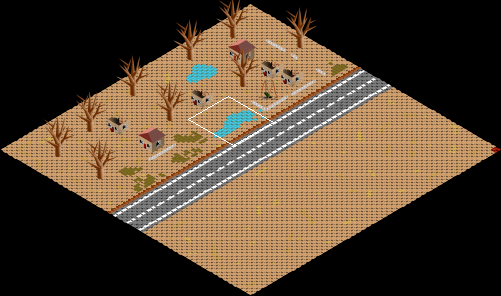
An edit to a level. Tiled map, hcg/resources/maps/maps/tutorial_map.tmx. Above: a wide view before the commit, with the close-up outlined.
Close-up. As it was:
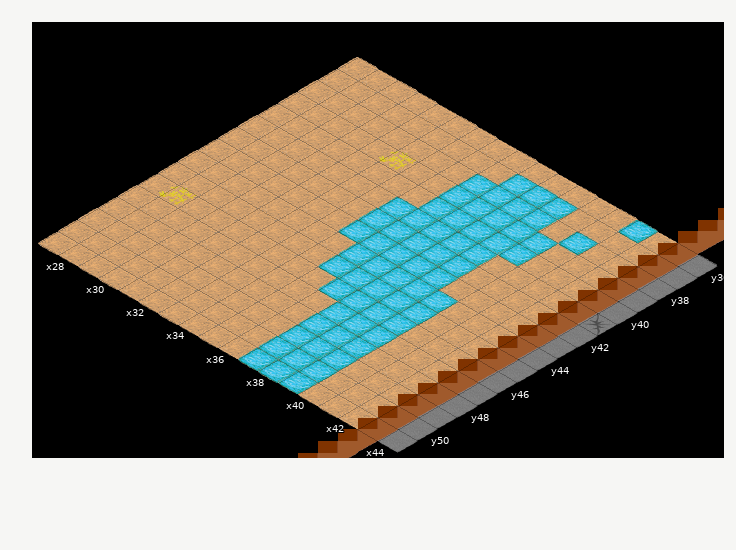
Cells are 55x32 px. Isometric: x runs down to the right, y down to the left. Shown: x 27..44, y 36..51. The commit also changed other parts of the map, which this record leaves out.
New version:
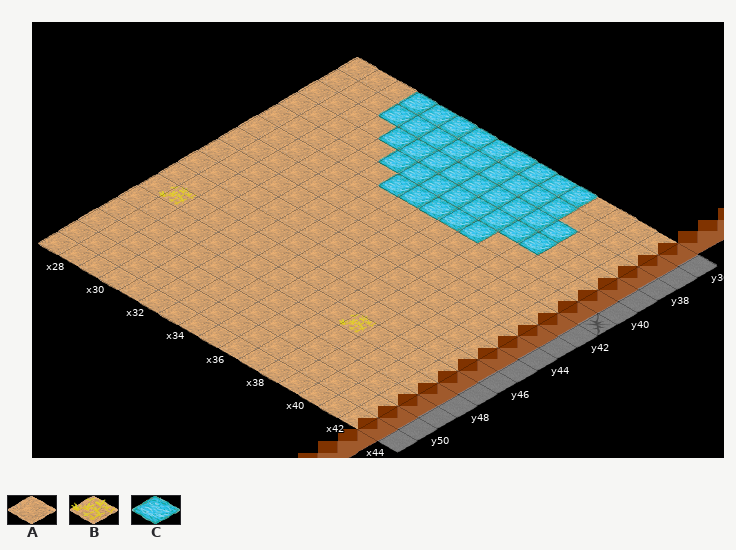
Key: from "dried-grass": A 0, B 1; from "wateranimated": C 0.
_ is an empty cell, . an unchanged one.
Diff:
--- layer "Base layer"
@@ x 30..39 @@
-36 AAAAAAAAA.
-37 AAAAAAAAA.
-38 .AAAAA..AA
-39 ..BAAA..AA
-40 ...AAAAA..
+36 _________.
+37 _________.
+38 ._____..__
+39 ..____..__
+40 ..._____..
--- layer "Water layer"
@@ x 30..41 @@
-36 _________..C
-37 ______......
-38 .____...._C.
-39 ..___.......
-40 ...__...CC..
-41 ....CCCCC...
-42 ....CCCCC...
-43 ....CCCCC...
-44 .....CCCCC..
-45 .....CCCCC..
-46 ......CCCC..
-47 .......CCC..
-48 .......CCC..
-49 .......CCC..
-50 .......CCC..
-51 .......CCC..
+36 CCCCCCCCC.._
+37 CCCCCC......
+38 .CCCC....C_.
+39 ..CCC.......
+40 ...CC...__..
+41 ...._____...
+42 ...._____...
+43 ...._____...
+44 ....._____..
+45 ....._____..
+46 ......____..
+47 .......___..
+48 .......___..
+49 .......___..
+50 .......___..
+51 .......___..
